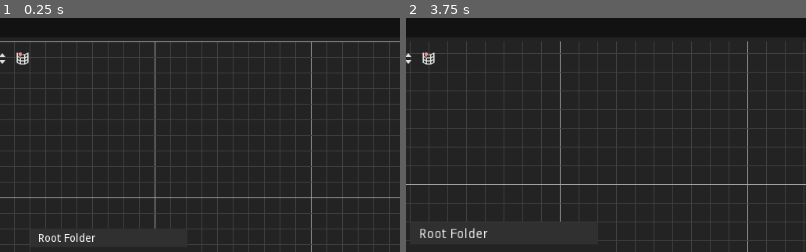
Above: before the commit, frames 1-2 (left to right).
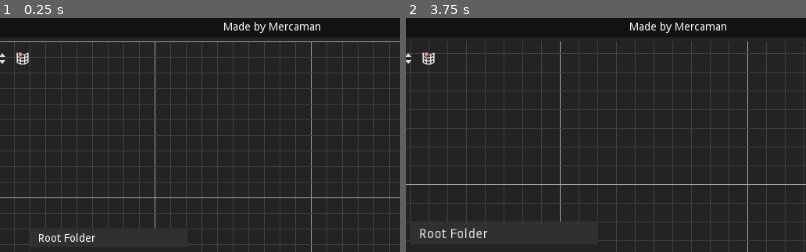
Above: after the commit, the same moments.

Repository: Mercadud/Godot-Project-Planner-Exporter
Game: Godot game, scene res://Scenes/Pages/Main Page.tscn
The game is run twice, just before and just after one commit, with the same random seed, the same clock (stepped at 60 frames per second) and the same inputs.
Inputs (mouse positions are % of the whole screen's width and height, from its top left):
- Up to frame 1 (0.25 s): no input
- Up to frame 2 (3.75 s): click (34, 52) at 0.52 s; type "12" at 0.6 s; click "File" at 1.25 s; click "Edit" at 2 s; click (3, 9) at 2.75 s; click (9, 9) at 3.5 s
The pictures show only the part of the screen within x 20-70%, y 0-50%; the shares and areas given below are measured in that part.

The runs differ from the first frame. In frame 1, 0.5% of the frame differs, in the area x 56-81%, y 1-7%; in frame 2, 0.5%.
Error in both runs: Invalid get index 'info' (on base: 'Nil'). (res://Script/Tree/editor/Folder.gd:15)

Commit message:
improved visuals a little

Diff:
--- a/Scenes/Pages/Main Page.tscn
+++ b/Scenes/Pages/Main Page.tscn
@@ -109,7 +109,7 @@
 dragger_visibility = 2
 
 [node name="menus" type="GridContainer" parent="Mount/MainWindow/tileBar"]
-margin_right = 1024.0
+margin_right = 86.0
 margin_bottom = 25.0
 columns = 2
 script = ExtResource( 14 )
@@ -130,6 +130,14 @@
 text = "Edit"
 items = [ "Undo", null, 0, false, false, 0, 0, null, "", true, "Redo", null, 0, false, false, 1, 0, null, "", true ]
 switch_on_hover = true
+
+[node name="Label" type="Label" parent="Mount/MainWindow/tileBar"]
+margin_left = 86.0
+margin_top = 5.0
+margin_right = 1024.0
+margin_bottom = 19.0
+text = "Made by Mercaman"
+align = 1
 
 [node name="Editor" type="HSplitContainer" parent="Mount/MainWindow"]
 margin_top = 25.0
@@ -292,37 +300,43 @@
 placeholder_text = "Folder Name"
 
 [node name="Scene" type="VBoxContainer" parent="Mount/MainWindow/Editor/Select/Info"]
+margin_top = 26.0
+margin_right = 200.0
+margin_bottom = 74.0
+script = ExtResource( 13 )
+
+[node name="SceneName" type="HSplitContainer" parent="Mount/MainWindow/Editor/Select/Info/Scene"]
+margin_right = 200.0
+margin_bottom = 24.0
+dragger_visibility = 2
+
+[node name="Label" type="Label" parent="Mount/MainWindow/Editor/Select/Info/Scene/SceneName"]
+margin_top = 5.0
+margin_right = 84.0
+margin_bottom = 19.0
+text = "Scene Name:"
+
+[node name="LineEdit" type="LineEdit" parent="Mount/MainWindow/Editor/Select/Info/Scene/SceneName"]
+margin_left = 84.0
+margin_right = 200.0
+margin_bottom = 24.0
+
+[node name="SceneType" type="HSplitContainer" parent="Mount/MainWindow/Editor/Select/Info/Scene"]
 visible = false
-margin_top = 26.0
-margin_right = 200.0
-margin_bottom = 26.0
-script = ExtResource( 13 )
-
-[node name="SceneName" type="HSplitContainer" parent="Mount/MainWindow/Editor/Select/Info/Scene"]
-margin_right = 40.0
-margin_bottom = 40.0
-
-[node name="Label" type="Label" parent="Mount/MainWindow/Editor/Select/Info/Scene/SceneName"]
-margin_right = 40.0
-margin_bottom = 14.0
-text = "Scene Name:"
-
-[node name="LineEdit" type="LineEdit" parent="Mount/MainWindow/Editor/Select/Info/Scene/SceneName"]
-margin_right = 58.0
-margin_bottom = 24.0
-
-[node name="SceneType" type="HSplitContainer" parent="Mount/MainWindow/Editor/Select/Info/Scene"]
-margin_right = 40.0
-margin_bottom = 40.0
-dragger_visibility = 1
+margin_top = 28.0
+margin_right = 200.0
+margin_bottom = 48.0
+dragger_visibility = 2
 
 [node name="Label" type="Label" parent="Mount/MainWindow/Editor/Select/Info/Scene/SceneType"]
-margin_right = 40.0
-margin_bottom = 14.0
+margin_top = 3.0
+margin_right = 76.0
+margin_bottom = 17.0
 text = "Scene Type:"
 
 [node name="OptionButton" type="OptionButton" parent="Mount/MainWindow/Editor/Select/Info/Scene/SceneType"]
-margin_right = 101.0
+margin_left = 76.0
+margin_right = 200.0
 margin_bottom = 20.0
 text = "Node"
 items = [ "Node", null, false, 0, null, "Spatial", null, false, 1, null, "KinematicBody", null, false, 2, null, "RigidB …(324 unchanged characters)…
@@ -338,6 +352,7 @@
 [node name="ScriptName" type="HSplitContainer" parent="Mount/MainWindow/Editor/Select/Info/Script"]
 margin_right = 200.0
 margin_bottom = 24.0
+dragger_visibility = 2
 
 [node name="Label" type="Label" parent="Mount/MainWindow/Editor/Select/Info/Script/ScriptName"]
 margin_top = 5.0
@@ -406,6 +421,7 @@
 margin_top = -4.0
 margin_right = 40.0
 margin_bottom = 36.0
+dragger_visibility = 2
 
 [node name="Label" type="Label" parent="Mount/MainWindow/Editor/Select/Info/Node/NodeName"]
 margin_right = 40.0
@@ -419,6 +435,7 @@
 [node name="NodeType" type="HSplitContainer" parent="Mount/MainWindow/Editor/Select/Info/Node"]
 margin_right = 40.0
 margin_bottom = 40.0
+dragger_visibility = 2
 
 [node name="Label" type="Label" parent="Mount/MainWindow/Editor/Select/Info/Node/NodeType"]
 margin_right = 40.0
@@ -431,9 +448,9 @@
 placeholder_text = "Spatial"
 
 [node name="None" type="VBoxContainer" parent="Mount/MainWindow/Editor/Select/Info"]
-margin_top = 114.0
-margin_right = 200.0
-margin_bottom = 114.0
+margin_top = 78.0
+margin_right = 200.0
+margin_bottom = 78.0
 
 [node name="FileDialog" type="FileDialog" parent="Mount/MainWindow"]
 margin_top = 29.0
